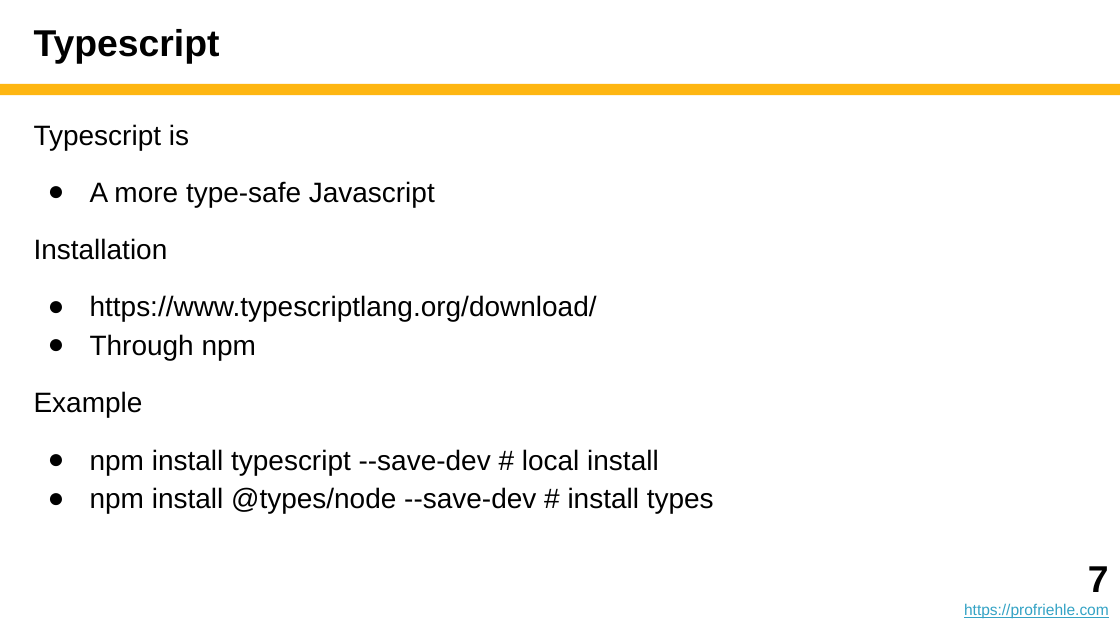
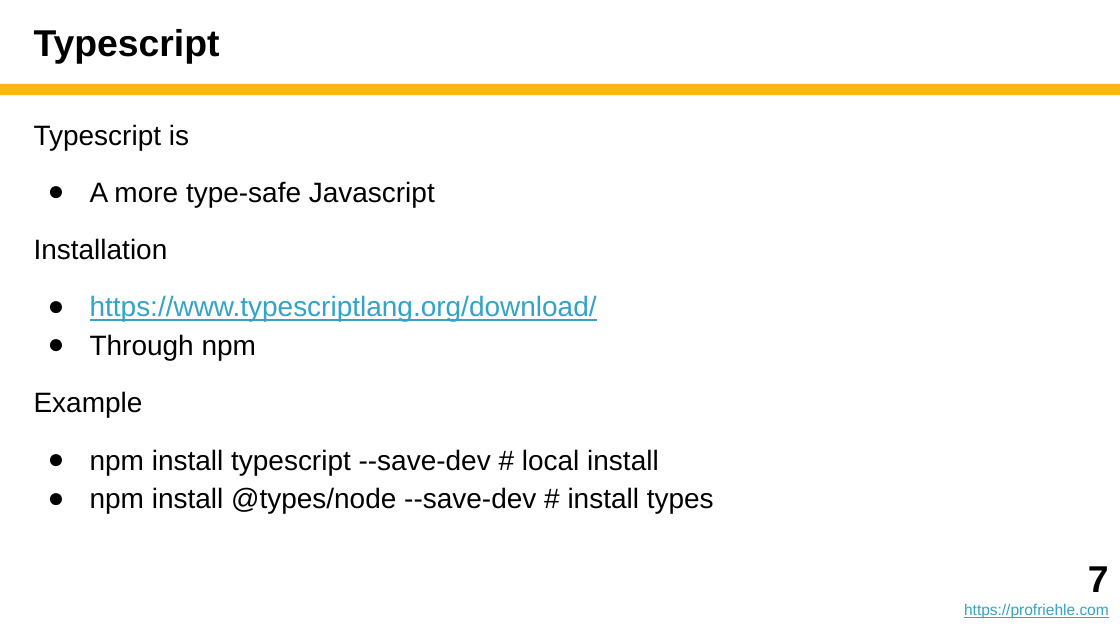
Before and after one commit to dirkriehle/adap-course, a slide deck: slide 7 of Lecture slides/ADAP A02 - Programming Setup.pptx. Drawn at 1120x630 pixels with LibreOffice and Linux fonts; fonts in the diff are those of the drawing. Boxes give left, top, right and bottom in pixels: in the first picture for what was removed or moved away, otherwise in the second. Text is boxed around its words. In the diff, an @@ line names an element or a change of style, - is before the commit and + after.

```diff
--- a/Lecture slides/ADAP A02 - Programming Setup.pptx
+++ b/Lecture slides/ADAP A02 - Programming Setup.pptx
@@ text at (x1=90, y1=295, x2=597, y2=322): text colour #000000 to #34A3C5, underline on in "https://www.typescriptlang.org/download/" @@
```
Also in this commit, not shown: 1 other slide changed, 5 other files.
